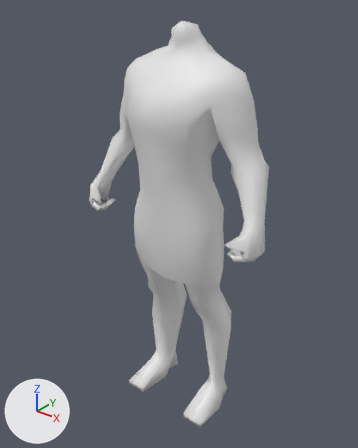
A saved change to the COLLADA model binaries/data/mods/public/art/meshes/skeletal/new/m_tunic_short.dae.
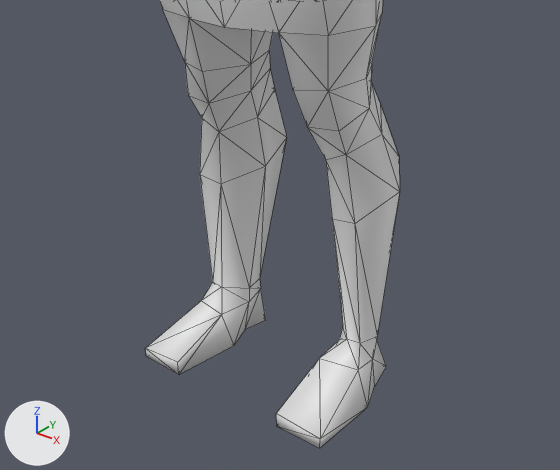
Each version is shown whole from a 50 mm lens placed at (0.0671, -0.0844, 0.1046), pointed at (-0.0011, 0.0008, 0.0518), then close up from a 50 mm lens placed at (0.0479, -0.0579, 0.0536), pointed at (0.0088, -0.009, 0.0232). Arrows for +X, +Y and +Z are at lower left; the lights stay in place. The close-ups show mesh edges as thin lines. Vertices at the same position are counted once.

Names of what the first close-up shows: 'm_tunic_short'.
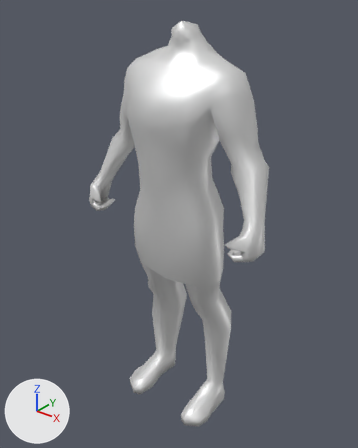
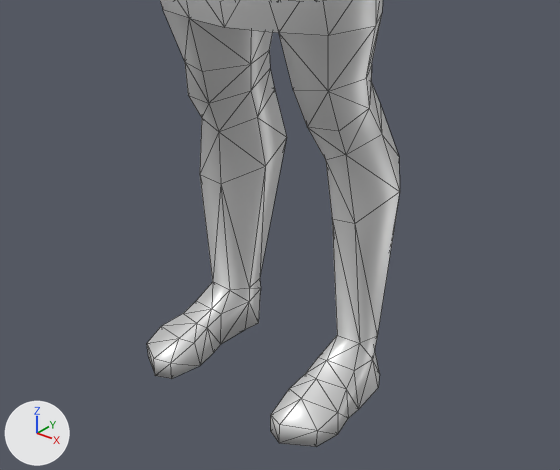
The newer file is also rescaled (x39.37) as a whole; pictures and numbers use the older file's frame.

Changed parts and their boxes [x1, y1, x2, y2] in the close-ups (560 x 470 px):
'm_tunic_short', reshaped
    before: [145, 0, 400, 448]
    after: [147, 0, 400, 446]
part 1 of me_cube_010, built on
    before: [276, 221, 386, 448]
    after: [271, 221, 379, 446]
part 2 of me_cube_010, built on
    before: [145, 184, 266, 375]
    after: [147, 184, 261, 379]

The change in detail:
Material 'Skin' (mat_skin) is new.
Its base color is (0.8, 0.8, 0.8) (white #e7e7e7).
Its metallic is 0.5.
me_cube_010 is used by ob_m_tunic_short; location (0.0, 0.0, 0.0).
me_cube_010 had 381 vertices, 752 faces and spanned x -0.0245..0.0245, y -0.0104..0.0103, z 0.0..0.0978.
me_cube_010 now has 423 vertices, 836 faces and spans x -0.0245..0.0245, y -0.0104..0.0103, z 0.0..0.0978.
Part 1, on me_cube_010:
12 vertices are removed from x 0.0062..0.013, y -0.0077..0.0087, z 0.0..0.0045.
32 faces are deleted.
1 vertex moves from x 0.0092, y 0.0021, z 0.0066 to x 0.0079, y 0.0021, z 0.0066.
33 vertices are added at x 0.0066..0.013, y -0.0095..0.0077, z 0.0..0.005.
74 new faces join them.
Part 2, on me_cube_010:
12 vertices are removed from x -0.013..-0.0062, y -0.0077..0.0087, z 0.0..0.0045.
32 faces are deleted.
1 vertex moves from x -0.0092, y 0.0021, z 0.0066 to x -0.0079, y 0.0021, z 0.0066.
33 vertices are added at x -0.013..-0.0066, y -0.0095..0.0077, z 0.0..0.005.
74 new faces join them.
me_cube_010 now uses material mat_skin (white #e7e7e7).
